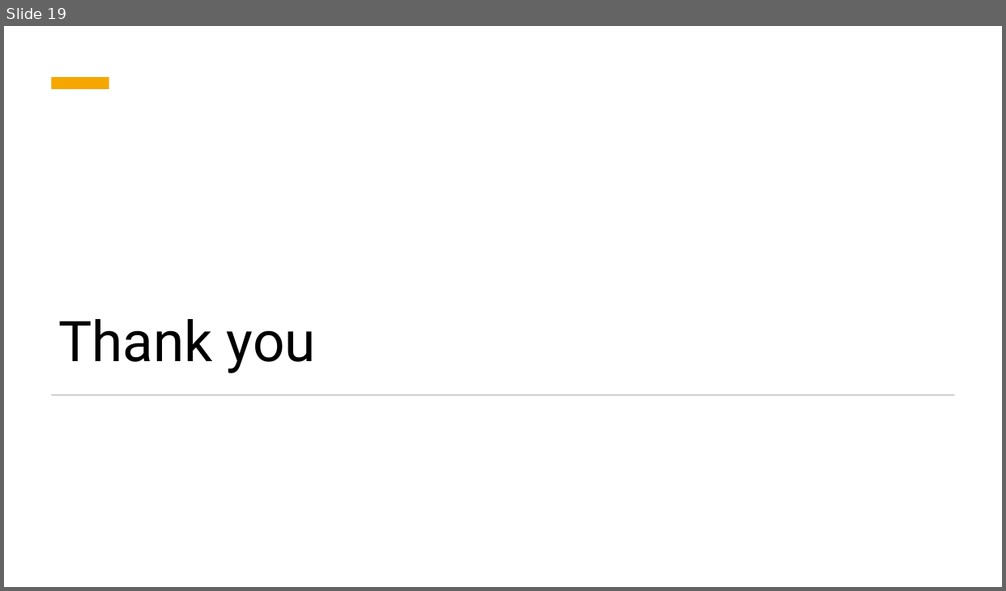
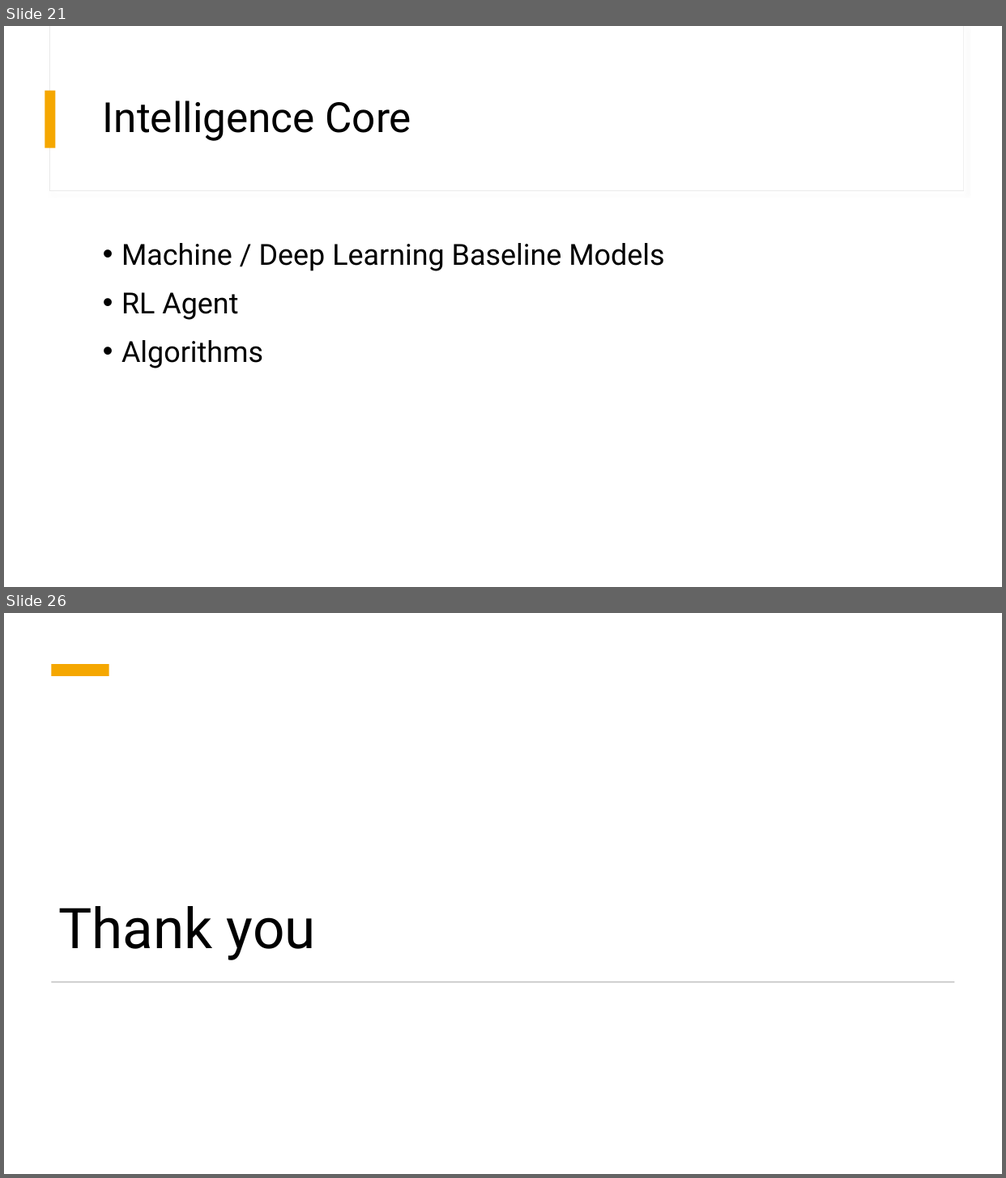
Before and after one commit to xlumzee/Optimizing-Trading-Strategies-RL, a slide deck: presentation/Optimizing Trading Strategies with Reinforcement Learning.pptx. Shown one above the other, each under a label of ours: slide 19 before the commit, slides 21 and 26 after it; the slides between them are not shown. The pictures are 1006x591 and 1006x1178 pixels, drawn with LibreOffice and Linux fonts; fonts in the diff are those of the drawing. Boxes give left, top, right and bottom in pixels: in the first picture for what was removed or moved away, otherwise in the second. Text is boxed around its words. In the diff, an @@ line names an element or a change of style, - is before the commit and + after.

```diff
--- a/presentation/Optimizing Trading Strategies with Reinforcement Learning.pptx
+++ b/presentation/Optimizing Trading Strategies with Reinforcement Learning.pptx
@@ slide 21 added at [4,26,1002,587], background #FFFFFF @@
@@ rectangle added at [49,26,964,191], fill #FFFFFF, outline #E9E9E9 0.75 pt @@
@@ rectangle added at [50,26,964,190], fill #FFFFFF @@
@@ rectangle added at [45,90,56,148], fill #F5A700 @@
@@ title added at [103,101,411,141], 40 pt, text #000000 @@
+Intelligence Core
@@ text added at [121,243,664,369], 28 pt, text #000000 @@
+• Machine / Deep Learning Baseline Models
+• RL Agent
+• Algorithms
@@ what was slide 19 is now slide 26 @@
```
Also in this commit, not shown: 1 slide changed, 7 other slides added, 1 slide removed, 1 other file.
